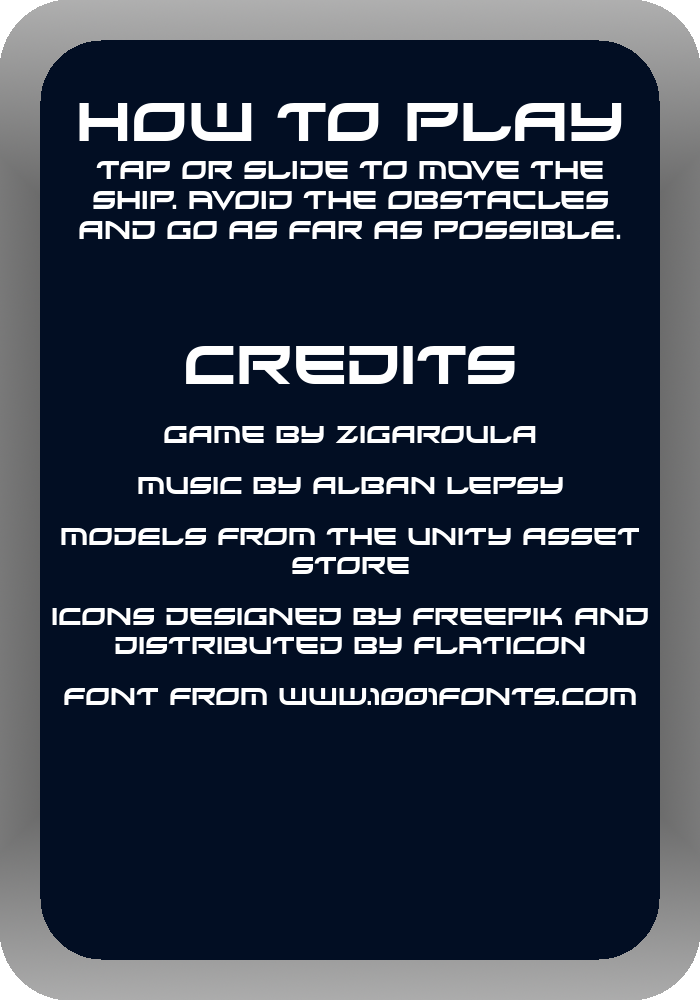
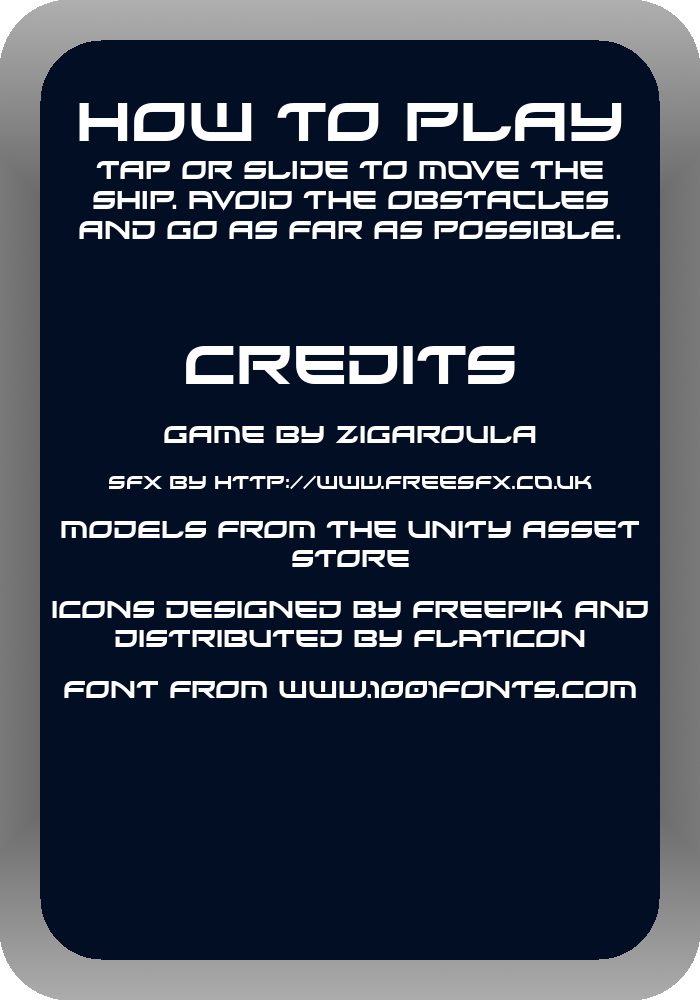
The second 700x1000 image is a revision of the first. Changes to its layers:
painted on "Credits ..." over [52, 475, 648, 705]
